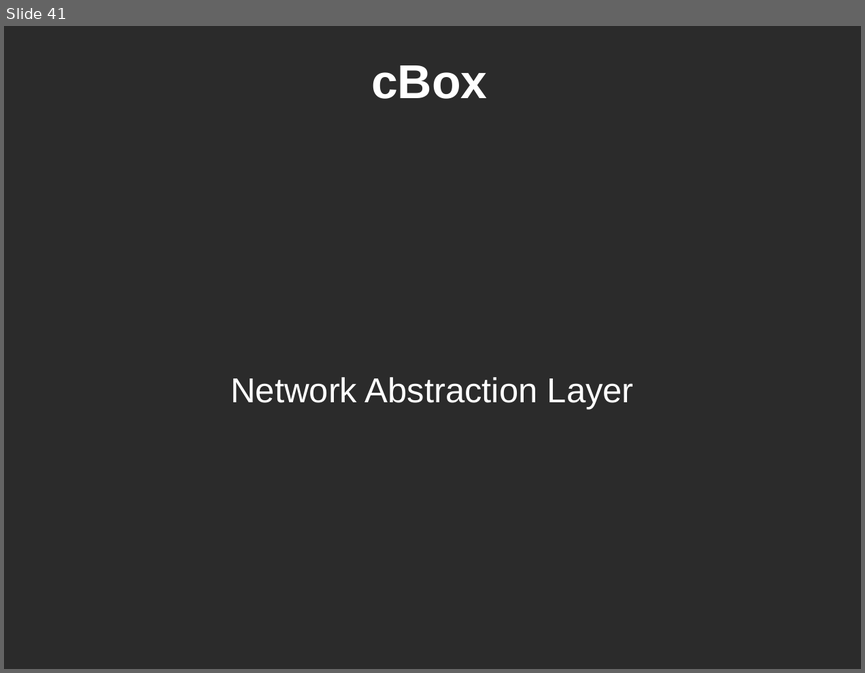
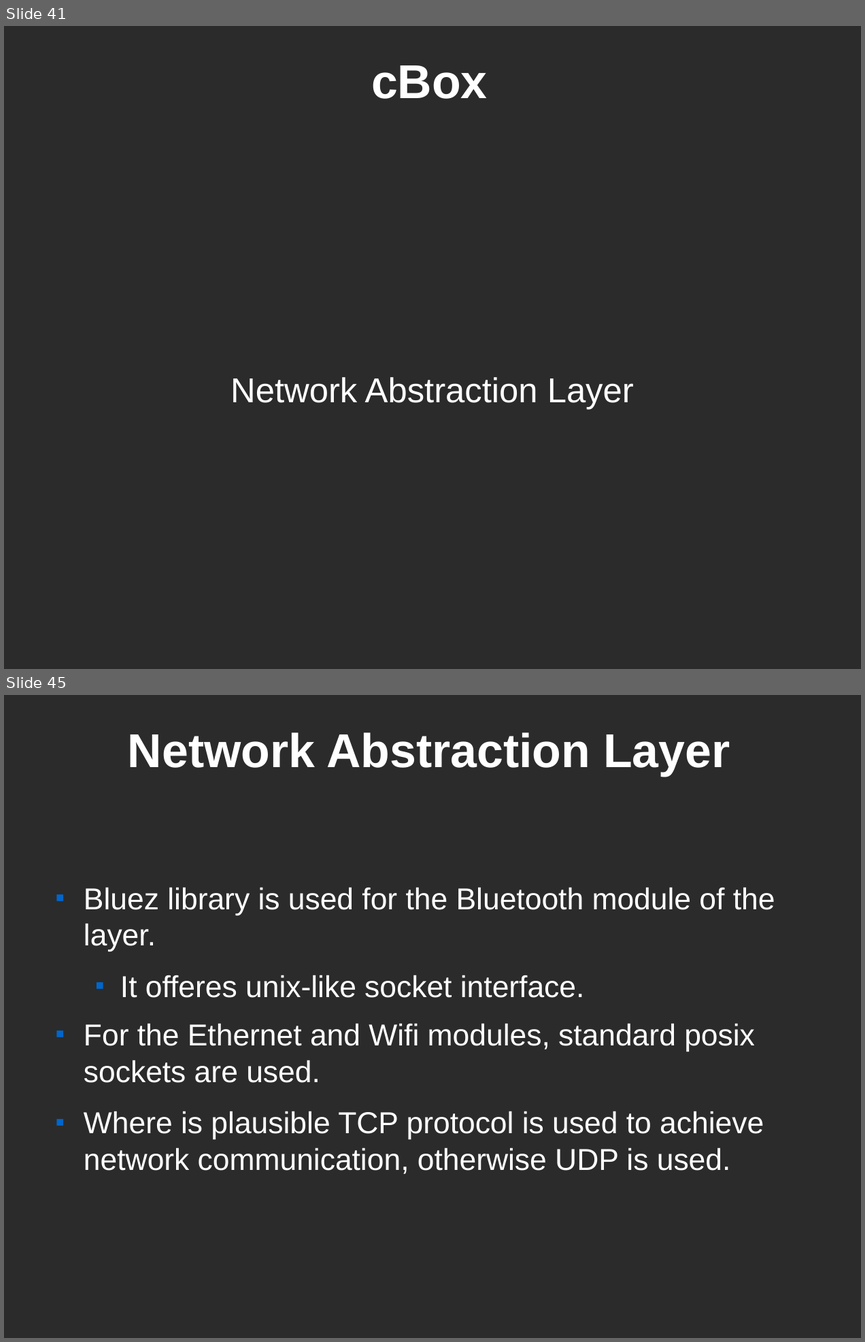
Before and after one commit to CEID-DS/cbox, a slide deck: doc/fosscomm/fosscomm_finalv1.odp. Shown one above the other, each under a label of ours: slide 41 before the commit, slides 41 and 45 after it; the slides between them are not shown. The pictures are 865x673 and 865x1342 pixels, drawn with LibreOffice and Linux fonts; fonts in the diff are those of the drawing; background and template pictures are left out; a plain dark background stands for a picture behind light text. Boxes give left, top, right and bottom in pixels: in the first picture for what was removed or moved away, otherwise in the second. Text is boxed around its words. In the diff, an @@ line names an element or a change of style, - is before the commit and + after.

```diff
--- a/doc/fosscomm/fosscomm_finalv1.odp
+++ b/doc/fosscomm/fosscomm_finalv1.odp
@@ slide 45 added at <box>4,695,861,1338</box>, background picture (left out) @@
@@ title added at <box>128,732,730,777</box>, 44 pt, text #FFFFFF, bold @@
+Network Abstraction Layer
@@ text added at <box>84,887,775,1174</box>, 28 pt, text #FFFFFF @@
+■ Bluez library is used for the Bluetooth module of the layer.
+  ■ It offeres unix-like socket interface.
+■ For the Ethernet and Wifi modules, standard posix sockets are used.
+■ Where is plausible TCP protocol is used to achieve network communication, otherwise UDP is used.
```
Also in this commit, not shown: 2 slides changed, 2 other slides added, 3 slides removed.
